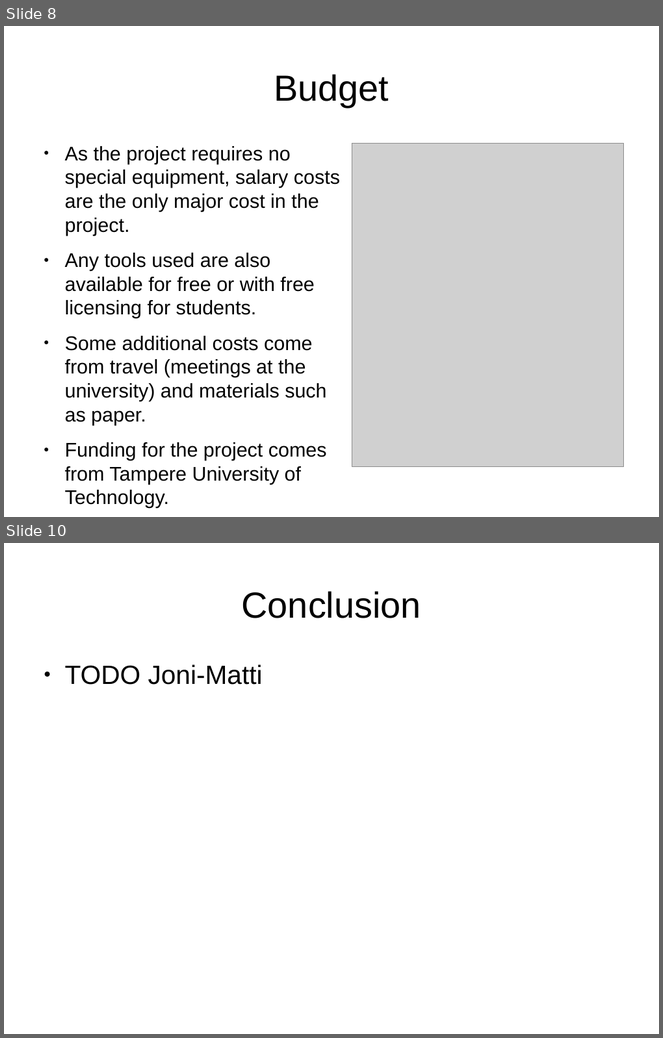
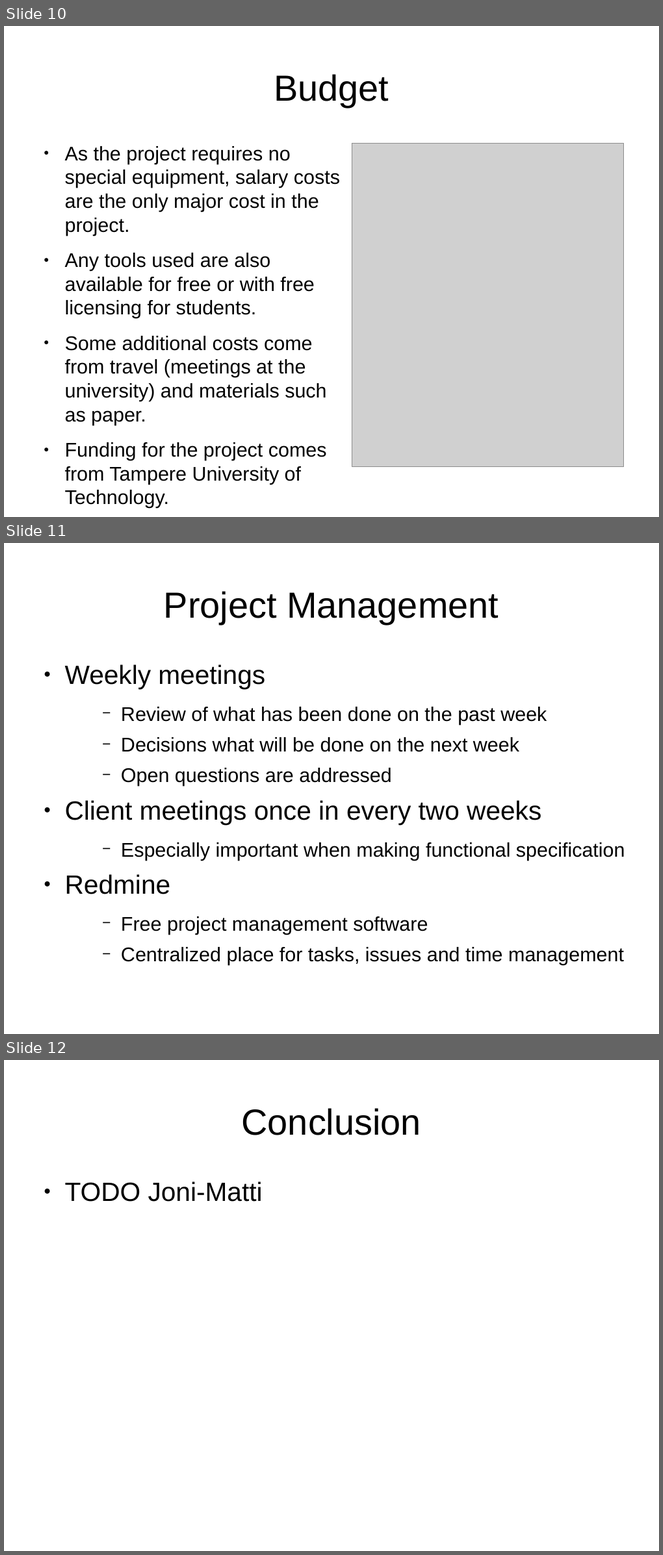
Before and after one commit to darwinbeing/kactus2all, a slide deck: Administrative/Project Plan Slides.odp. Shown one above the other, each under a label of ours: slides 8 and 10 before the commit, slides 10, 11 and 12 after it; the slides between them are not shown. The pictures are 663x1038 and 663x1555 pixels, drawn with LibreOffice and Linux fonts; fonts in the diff are those of the drawing; grey boxes stand for pictures. Boxes give left, top, right and bottom in pixels: in the first picture for what was removed or moved away, otherwise in the second. Text is boxed around its words. In the diff, an @@ line names an element or a change of style, - is before the commit and + after.

Commit message:
Updated the project plan slides.

```diff
--- a/Administrative/Project Plan Slides.odp
+++ b/Administrative/Project Plan Slides.odp
@@ slide 11 added at <box>4,543,659,1034</box>, background #FFFFFF @@
@@ title added at <box>164,591,499,624</box>, 44 pt, text #000000 @@
+Project Management
@@ text added at <box>65,665,625,965</box>, 24 pt, text #000000 @@
+● Weekly meetings
+    − Review of what has been done on the past week
+    − Decisions what will be done on the next week
+    − Open questions are addressed
+● Client meetings once in every two weeks
+    − Especially important when making functional specification
+● Redmine
+    − Free project management software
+    − Centralized place for tasks, issues and time management
@@ what was slide 8 is now slide 10 @@
@@ what was slide 10 is now slide 12 @@
```
Also in this commit, not shown: 1 slide changed, 3 other slides added, 2 slides removed.
